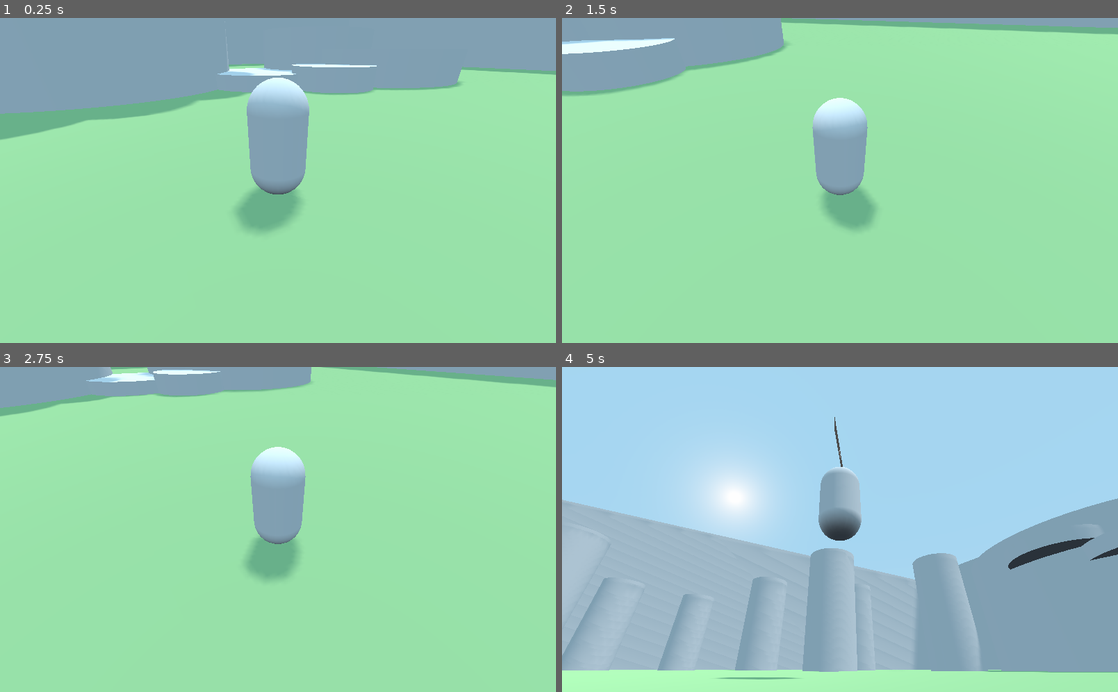
Above: before the commit, frames 1-4 (two rows, left to right).
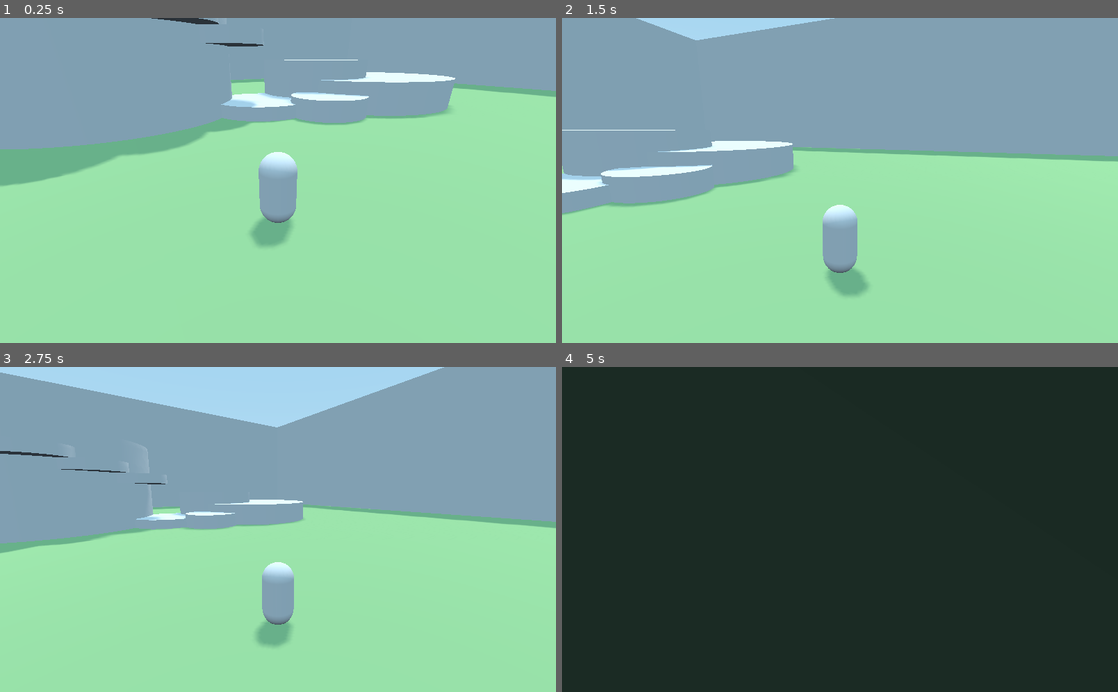
Above: after the commit, the same moments.

Repository: ChewieCB/Alpacolypse
Game: Godot game, scene res://src/tests/Test0_Basic/TestLevel.tscn
Same seed, same stepped clock (60 frames per second), same inputs: the game is played once before the commit and once after it.
Inputs (mouse positions are in pixels of both pictures, inside the frame that each line leads up to):
- Up to frame 1 (0.25 s): no input
- Up to frame 2 (1.5 s): move the mouse to (962, 164) at 0.52 s; hold D (p1_move_right) 0.53-1.28 s; hold Shift (p1_charge) 0.53-1.28 s; click (962, 164) at 0.67 s; tap Space (p1_jump) at 0.77 s; move the mouse to (728, 196) at 1.27 s; hold S (p1_move_backwards) from 1.28 s (still down); tap Down (p1_look_down) at 1.35 s
- Up to frame 3 (2.75 s): tap Space (p1_jump) at 1.52 s; move the mouse to (333, 458) at 2.02 s; release S (p1_move_backwards) at 2.03 s; hold D (p1_move_right) from 2.03 s (still down); hold Left (p1_look_left) from 2.03 s (still down)
- Up to frame 4 (5 s): move the mouse to (812, 594) at 2.77 s; release D (p1_move_right) at 2.78 s; release Left (p1_look_left) at 2.78 s; hold W (p1_move_forwards) 2.78-3.53 s; tap Right (p1_look_right) at 2.85 s; click (812, 594) at 2.92 s; tap Space (p1_jump) at 3.02, 3.77, 4.52 s; move the mouse to (1006, 578) at 3.52 s; hold Up (p1_look_up) 3.53-4.28 s; hold A (p1_move_left) from 3.53 s (still down); move the mouse to (673, 480) at 4.27 s; click (673, 480) at 4.35 s

The runs differ from the first frame. In frame 1, 16% of the frame differs, in the area x 0-100%, y 0-71%; in frame 2, 44%; in frame 3, 49%; in frame 4, 99%, in the area x 0-100%, y 0-100%.

Commit message:
Charging Now Has It's Own Camera State + Camera Tweaks

Diff:
--- a/src/characters/Player/Player.tscn
+++ b/src/characters/Player/Player.tscn
@@ -63,6 +63,7 @@
 script = ExtResource( 8 )
 
 [node name="CameraRig" parent="." instance=ExtResource( 3 )]
+transform = Transform( 1, 0, 0, 0, 1, 0, 0, 0, 1, 0, 0, 0 )
 
 [node name="StateLabel" type="Viewport" parent="."]
 size = Vector2( 300, 50 )
--- a/src/characters/Player/camera/CameraRig.tscn
+++ b/src/characters/Player/camera/CameraRig.tscn
@@ -1,22 +1,27 @@
-[gd_scene load_steps=9 format=2]
+[gd_scene load_steps=10 format=2]
 
 [ext_resource path="res://src/characters/Player/camera/camera_rig.gd" type="Script" id=1]
 [ext_resource path="res://src/characters/Player/camera/aim_target.gd" type="Script" id=2]
 [ext_resource path="res://src/characters/Player/camera/states/default.gd" type="Script" id=3]
 [ext_resource path="res://src/characters/StateMachine/state_machine.gd" type="Script" id=4]
+[ext_resource path="res://src/characters/Player/camera/spring_arm.gd" type="Script" id=5]
 [ext_resource path="res://src/characters/Player/camera/states/camera.gd" type="Script" id=6]
 [ext_resource path="res://src/characters/Player/camera/states/aim.gd" type="Script" id=7]
-[ext_resource path="res://src/characters/Player/camera/spring_arm.gd" type="Script" id=8]
+[ext_resource path="res://src/characters/Player/camera/states/charge.gd" type="Script" id=8]
 
 [sub_resource type="CapsuleShape" id=1]
 height = 0.5
 
 [node name="CameraRig" type="Spatial"]
+transform = Transform( 1, 0, 0, 0, 0.939693, 0.34202, 0, -0.34202, 0.939693, 0, 3, 3 )
 script = ExtResource( 1 )
 
 [node name="InterpolatedCamera" type="InterpolatedCamera" parent="."]
-transform = Transform( 1, 0, 0, 0, 0.87462, 0.48481, 0, -0.48481, 0.87462, 0, 0.5, 0.5 )
+transform = Transform( 1, 0, 0, 0, 0.87462, 0.48481, 0, -0.48481, 0.87462, 0, 0, 0.5 )
 current = true
+fov = 65.0
+near = 0.01
+far = 500.0
 target = NodePath("../SpringArm/CameraTarget")
 speed = 7.0
 enabled = true
@@ -27,15 +32,14 @@
 collision_mask = 2
 
 [node name="SpringArm" type="SpringArm" parent="."]
-transform = Transform( 1, 0, 0, 0, 0.87462, 0.48481, 0, -0.48481, 0.87462, 0, 0.5, 0.5 )
+transform = Transform( 1, 0, 0, 0, 0.906308, 0.422619, 0, -0.422619, 0.906308, 0, 3, 3 )
 collision_mask = 2
 shape = SubResource( 1 )
 spring_length = 4.5
 margin = 0.5
-script = ExtResource( 8 )
+script = ExtResource( 5 )
 
 [node name="CameraTarget" type="Position3D" parent="SpringArm"]
-transform = Transform( 1, 0, 0, 0, 1, 2.98023e-08, 0, -2.98023e-08, 1, 0, 0, 0 )
 
 [node name="AimTarget" type="Sprite3D" parent="."]
 visible = false
@@ -57,3 +61,8 @@
 offset_camera = Vector3( 0.75, -1, 0 )
 
 [node name="Tween" type="Tween" parent="StateMachine/Camera/Aim"]
+
+[node name="Charge" type="Node" parent="StateMachine/Camera"]
+script = ExtResource( 8 )
+
+[node name="Tween" type="Tween" parent="StateMachine/Camera/Charge"]
--- a/src/characters/Player/camera/camera_rig.gd
+++ b/src/characters/Player/camera/camera_rig.gd
@@ -8,6 +8,7 @@
 
 onready var camera: InterpolatedCamera = $InterpolatedCamera
 onready var spring_arm: SpringArm = $SpringArm
+onready var camera_target: Position3D = $SpringArm/CameraTarget
 onready var aim_ray: RayCast = $InterpolatedCamera/AimRay
 onready var aim_target: Sprite3D = $AimTarget
 
@@ -15,7 +16,12 @@
 
 var zoom := 0.25 setget set_zoom
 
+# For reference
+# const regular_translation := Vector3(0, 3, 3)
+# const regular_rotation := Vector3(-20, 0, 0)
+
 onready var _position_start: Vector3 = translation
+onready var _rotation_start: Vector3 = rotation_degrees
 
 
 func _ready():
--- a/src/characters/Player/camera/states/charge.gd
+++ b/src/characters/Player/camera/states/charge.gd
@@ -6,7 +6,8 @@
 onready var tween := $Tween
 
 export var fov := 60.0
-export var offset_camera := Vector3(0, -0.8, 0)
+export var charge_translation := Vector3(0, 2, 2)
+export var charge_rotation := Vector3(-10, 0, 0)
 
 
 func unhandled_input(event: InputEvent):
@@ -29,7 +30,9 @@
 
 
 func enter(msg: Dictionary = {}):
-	camera_rig.spring_arm.translation = camera_rig._position_start + offset_camera
+	# SpringArm sets height, CameraTarget sets angle
+	camera_rig.spring_arm.translation = charge_translation
+	camera_rig.spring_arm.rotation_degrees = charge_rotation
 	tween.interpolate_property(
 		camera_rig.camera, 'fov', camera_rig.camera.fov, fov, 0.5, Tween.TRANS_QUAD, Tween.EASE_OUT
 	)
@@ -38,6 +41,7 @@
 
 func exit():
 	camera_rig.spring_arm.translation = camera_rig.spring_arm._position_start
+	camera_rig.spring_arm.rotation_degrees = camera_rig._rotation_start
 	tween.interpolate_property(
 		camera_rig.camera,
 		'fov',
